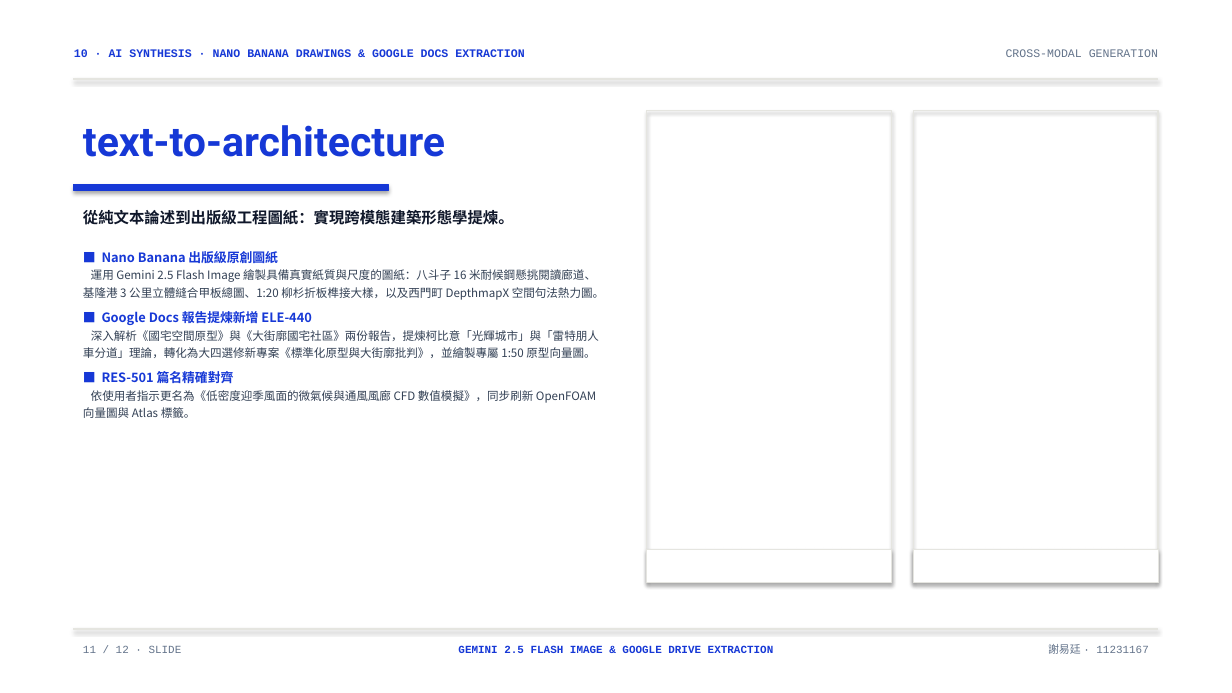
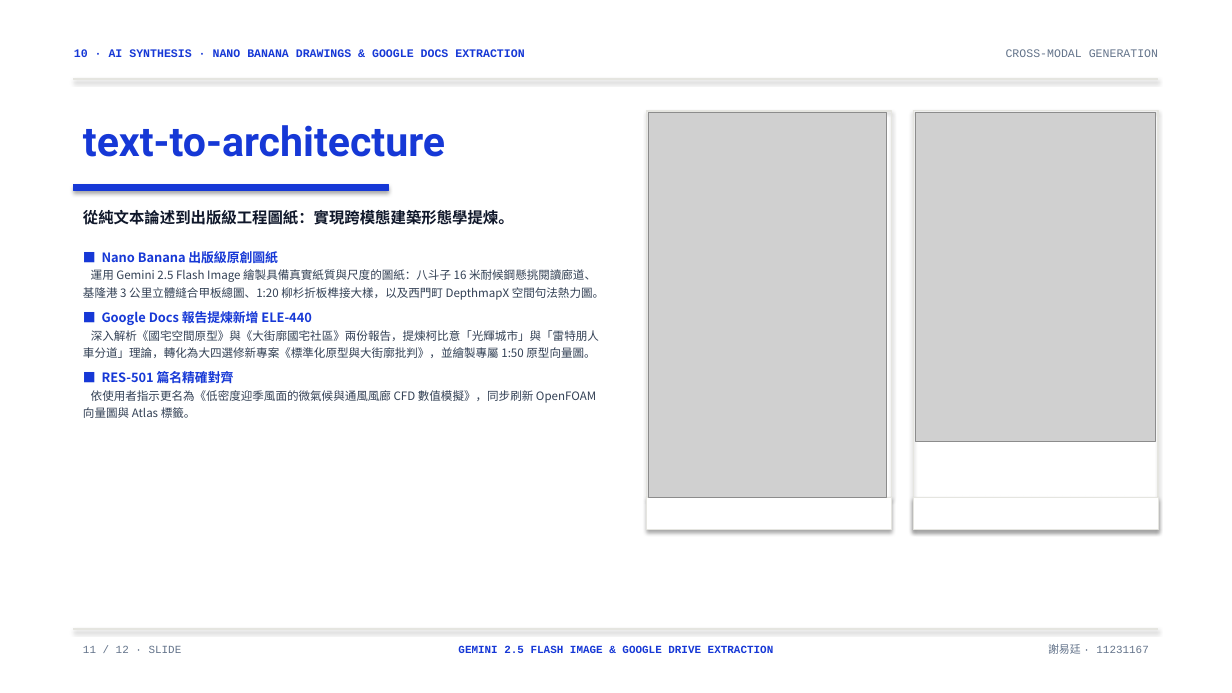
Before and after one commit to ms0780935/architecture-portfolio, a slide deck: slide 11 of architecture_portfolio_presentation.pptx. Drawn at 1232x693 pixels with LibreOffice and Linux fonts; fonts in the diff are those of the drawing; grey boxes stand for pictures. Boxes give left, top, right and bottom in pixels: in the first picture for what was removed or moved away, otherwise in the second. Text is boxed around its words. In the diff, an @@ line names an element or a change of style, - is before the commit and + after.

```diff
--- a/architecture_portfolio_presentation.pptx
+++ b/architecture_portfolio_presentation.pptx
@@ rectangle: place and size @@
-rectangle at <box>647,111,892,582</box>
+rectangle at <box>647,111,892,498</box>
@@ picture added at <box>649,113,886,498</box> @@
@@ rectangle: place and size @@
-rectangle at <box>913,111,1158,582</box>
+rectangle at <box>913,111,1158,530</box>
@@ picture added at <box>916,113,1156,442</box> @@
@@ rectangle: place and size @@
-rectangle at <box>647,550,892,582</box>
+rectangle at <box>647,497,892,530</box>
@@ rectangle: place and size @@
-rectangle at <box>913,550,1158,582</box>
+rectangle at <box>913,497,1158,530</box>
```
Also in this commit, not shown: 3 other slides changed, 1 slide added, 1 other file.
